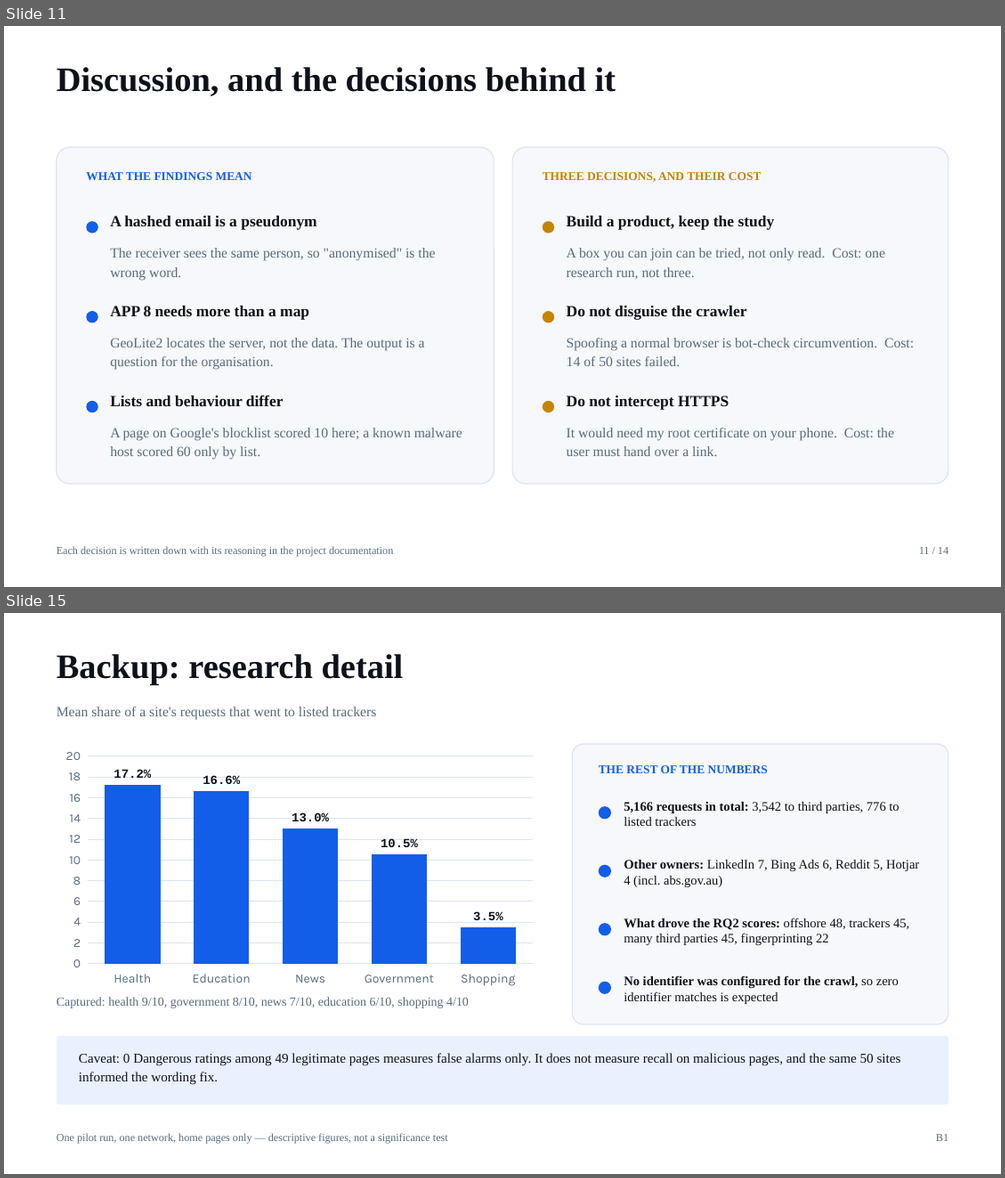
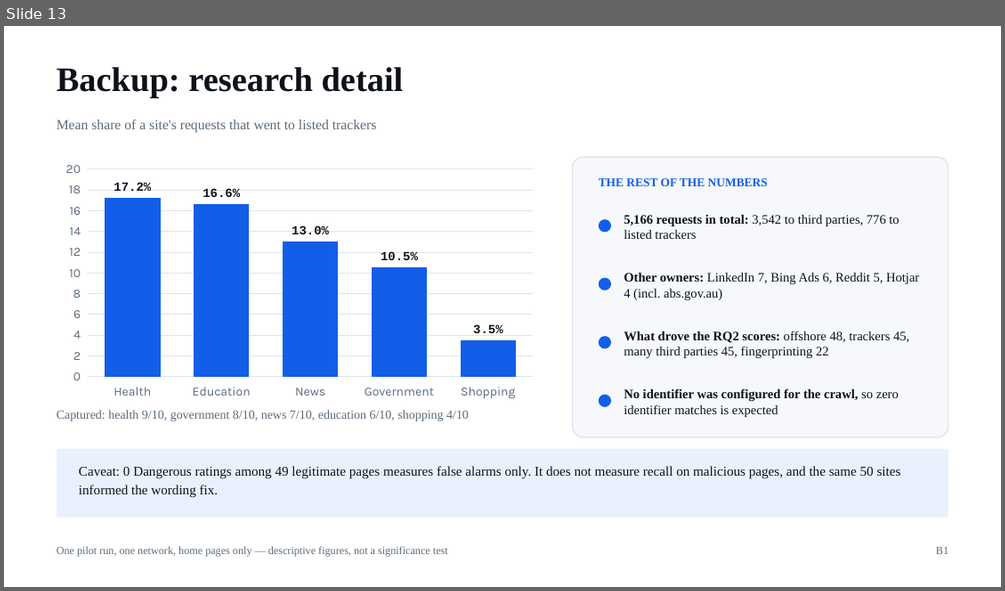
Before and after one commit to thanhdat23102005/DataExodus, a slide deck: DataExodus_Final_Presentation.pptx. Shown one above the other, each under a label of ours: slides 11 and 15 before the commit, slide 13 after it; the slides between them are not shown. The pictures are 1005x1178 and 1005x591 pixels, drawn with LibreOffice and Linux fonts; fonts in the diff are those of the drawing. Boxes give left, top, right and bottom in pixels: in the first picture for what was removed or moved away, otherwise in the second. Text is boxed around its words. In the diff, an @@ line names an element or a change of style, - is before the commit and + after.

```diff
--- a/DataExodus_Final_Presentation.pptx
+++ b/DataExodus_Final_Presentation.pptx
@@ slide 11 removed at (4, 26, 1001, 587), background #FFFFFF @@
@@ text removed at (57, 67, 615, 96) @@
-Discussion, and the decisions behind it
@@ rounded rectangle removed at (57, 147, 494, 483) @@
@@ rounded rectangle removed at (512, 147, 948, 483) @@
@@ text removed at (86, 172, 252, 181) @@
-WHAT THE FINDINGS MEAN
@@ text removed at (542, 172, 761, 182) @@
-THREE DECISIONS, AND THEIR COST
@@ ellipse removed at (86, 221, 98, 233) @@
@@ text removed at (110, 216, 316, 230) @@
-A hashed email is a pseudonym
@@ ellipse removed at (542, 221, 554, 233) @@
@@ text removed at (566, 216, 775, 230) @@
-Build a product, keep the study
@@ text removed at (110, 248, 435, 280) @@
-The receiver sees the same person, so "anonymised" is the wrong word.
@@ text removed at (566, 248, 885, 279) @@
-A box you can join can be tried, not only read. Cost: one research run, not three.
@@ ellipse removed at (86, 311, 98, 323) @@
@@ text removed at (110, 305, 309, 320) @@
-APP 8 needs more than a map
@@ ellipse removed at (542, 311, 554, 323) @@
@@ text removed at (566, 305, 746, 320) @@
-Do not disguise the crawler
@@ text removed at (110, 338, 425, 370) @@
-GeoLite2 locates the server, not the data. The output is a question for the organisation.
@@ text removed at (566, 338, 914, 366) @@
-Spoofing a normal browser is bot-check circumvention. Cost: 14 of 50 sites failed.
@@ text removed at (110, 394, 283, 406) @@
-Lists and behaviour differ
@@ text removed at (566, 395, 728, 410) @@
-Do not intercept HTTPS
@@ ellipse removed at (86, 401, 98, 412) @@
@@ ellipse removed at (542, 401, 554, 412) @@
@@ text removed at (110, 427, 462, 459) @@
-A page on Google's blocklist scored 10 here; a known malware host scored 60 only by list.
@@ text removed at (566, 427, 894, 456) @@
-It would need my root certificate on your phone. Cost: the user must hand over a link.
@@ text removed at (57, 546, 393, 556) @@
-Each decision is written down with its reasoning in the project documentation
@@ text removed at (919, 547, 948, 554) @@
-11 / 14
@@ what was slide 15 is now slide 13 @@
```
Also in this commit, not shown: 9 slides changed, 4 slides added, 5 other slides removed, 4 other files.
